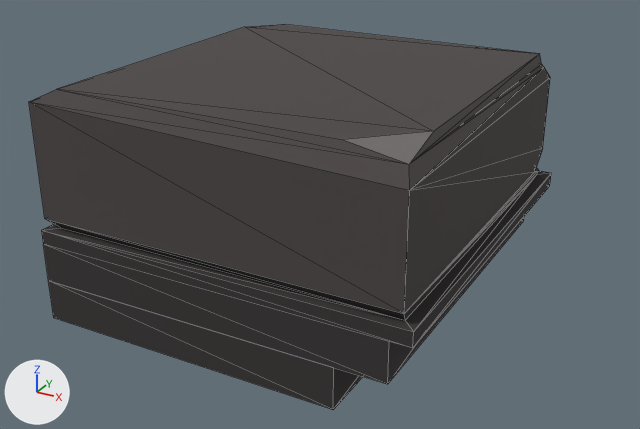
The glTF model assets/05_Fantasy_Pack/Pillar_Top_Stones_Corner_01/Pillar_Top_Stones_Corner_01.glb, before and after one commit.
The view is the same before and after, from a 50 mm lens placed at (4.24, -3.83, 3.15), pointed at (1.4, 1.33, 0.57). The lights are fixed; the arrows at lower left show +X, +Y and +Z. Mesh edges are drawn as thin lines. Objects named as collision shapes, trigger or cutter boxes, shadow casters or lower levels of detail are left out. Vertices at the same position are counted once.

Script lines for the objects in view, before the commit:
```python
me_cube_479 = bpy.data.meshes.new('Cube.479')
me_cube_479.from_pydata(...)  # 51 vertices, 86 faces; spans x 0.0..2.7, y 0.0..2.7, z 0.0..1.63
me_cube_479.materials.append(mat_fantasypack_mat)  # picture img_fanstasypack_tx
ob_pillar_top_stones_corner_01 = bpy.data.objects.new('Pillar_Top_Stones_Corner_01', me_cube_479)
ob_pillar_top_stones_corner_01.location = (0.0, 0.0, 0.0)
```
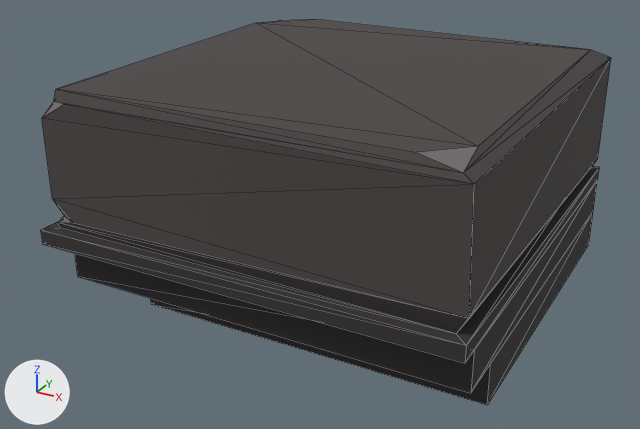
What differs and where, as boxes [x1, y1, x2, y2] in the pictures (640 x 429 px; the box of a moved part takes in the faces that stretch with it):
'Pillar_Top_Stones_Corner_01', reshaped (9% wider): before [29, 24, 551, 410]; after [41, 19, 611, 405]
part 1 of me_cube_479, moved or reshaped: before [43, 217, 524, 384]; after [75, 181, 597, 393]
part 2 of me_cube_479, moved or reshaped: before [48, 281, 363, 410]; after [151, 212, 593, 405]
part 3 of me_cube_479, moved or reshaped: before [29, 24, 551, 348]; after [41, 19, 611, 363]

The change in detail:
me_cube_479 is used by ob_pillar_top_stones_corner_01; location (0.0, 0.0, 0.0).
me_cube_479 had 51 vertices, 86 faces and spanned x 0.0..2.7, y 0.0..2.7, z 0.0..1.63.
me_cube_479 now has 51 vertices, 86 faces and spans x 0.0..3.0, y 0.0..3.0, z 0.0..1.63.
me_cube_479 part 1: the loose piece of 8 vertices spanning x 0.0..2.56, y 0.0..2.55, z 0.29..0.57 is scaled about its middle by (-1.12, -1.12, 1), then moved by (0.29, 0.29, 0.0).
me_cube_479 part 2: the loose piece of 8 vertices spanning x 0.0..2.22, y 0.0..2.21, z 0.0..0.29 is scaled about its middle by (-1.14, -1.14, 1), then moved by (0.63, 0.63, 0.0).
me_cube_479 part 3: 34 of 51 vertices moved; they spanned x 0.0..2.7, y 0.0..2.7, z 0.57..1.63 and now span x 0.0..3.0, y 0.0..3.0, z 0.57..1.63; mean shift (-0.36, -0.36, 0.0); largest move (0.0, 0.0, 0.67) -> (3.0, 3.0, 0.67).
